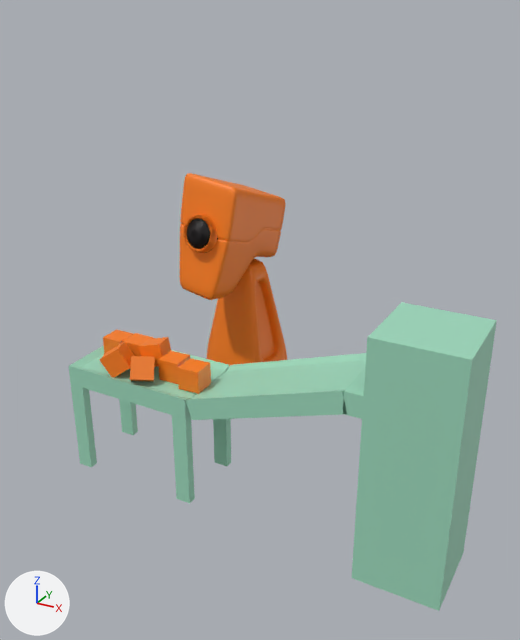
The glTF model dist/models/ChadRobot.glb, before and after one commit.
The view is the same before and after, from a 50 mm camera at (6.44, -10.5, 3.56) aimed at (2.08, -2.57, -0.41). The axes (+X, +Y, +Z) are drawn at lower left. The lights are the same throughout. Vertices at the same position are counted once.

The older version as bpy lines, for what is in view:
```python
mat_green = principled_material('Green')
mat_green.base_color = (0.343, 0.703, 0.512)  # green #9edabd
me_1 = bpy.data.meshes.new('1')
me_1.from_pydata(...)  # 6339 vertices, 14852 faces; spans x -0.09..5.24, y -4.1..-0.79, z -2.8..1.37
# faces by material slot: [804, 7809, 6239]
me_1.materials.append(mat_green)  # green #9edabd
me_1.materials.append(mat_black)  # black #080004
me_1.materials.append(mat_red)  # orange #fd7f16
ob_profiler3 = bpy.data.objects.new('Profiler3', me_1)
ob_profiler3.location = (0.0, 0.0, 0.0)
```
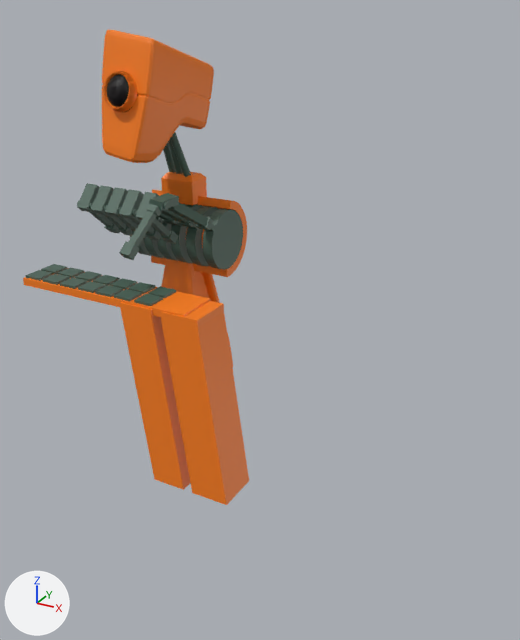
The change, as a list of edits to the scene's bpy script:
```text
Change mat_green:
    mat_green.base_color: (0.343, 0.703, 0.512) -> (0.0616, 0.119, 0.0888)  # green #9edabe -> dark green #466154
Change me_1:
    used by ob_profiler3; location = (0.0, 0.0, 0.0)
    remove me_1.from_pydata(...)  # 6339 vertices, 14852 faces; spans x -0.09..5.24, y -4.1..-0.79, z -2.8..1.37
    add me_1.from_pydata(...)  # 8039 vertices, 18208 faces; spans x -1.29..2.11, y -3.58..-0.54, z -2.82..3.24
    me_1 part 1: a new loose piece, a box spanning x 0.704..0.973, y -3.22..-2.952, z -0.127..-0.04, in mat_green (dark green #466154)
    me_1 part 2: a new loose piece, a box spanning x 0.704..0.973, y -3.529..-3.261, z -0.127..-0.04, in mat_green (dark green #466154)
    me_1 part 3: a new loose piece, a box spanning x 0.356..0.625, y -3.22..-2.952, z -0.127..-0.04, in mat_green (dark green #466154)
    me_1 part 4: a new loose piece, a box spanning x 0.356..0.625, y -3.529..-3.261, z -0.127..-0.04, in mat_green (dark green #466154)
    me_1 part 5: a new loose piece, a box spanning x 0.039..0.307, y -3.22..-2.952, z -0.127..-0.04, in mat_green (dark green #466154)
    me_1 part 6: a new loose piece, a box spanning x 0.039..0.307, y -3.529..-3.261, z -0.127..-0.04, in mat_green (dark green #466154)
    me_1 part 7: a new loose piece, a box spanning x -0.276..-0.007, y -3.22..-2.952, z -0.127..-0.04, in mat_green (dark green #466154)
    me_1 part 8: a new loose piece, a box spanning x -0.276..-0.007, y -3.529..-3.261, z -0.127..-0.04, in mat_green (dark green #466154)
    me_1 part 9: a new loose piece, a box spanning x -0.603..-0.335, y -3.22..-2.952, z -0.127..-0.04, in mat_green (dark green #466154)
    me_1 part 10: a new loose piece, a box spanning x -0.603..-0.335, y -3.529..-3.261, z -0.127..-0.04, in mat_green (dark green #466154)
    me_1 part 11: a new loose piece, a box spanning x -0.932..-0.663, y -3.22..-2.952, z -0.127..-0.04, in mat_green (dark green #466154)
    me_1 part 12: a new loose piece, a box spanning x -0.932..-0.663, y -3.529..-3.261, z -0.127..-0.04, in mat_green (dark green #466154)
    me_1 part 13: a new loose piece, a box spanning x -1.262..-0.994, y -3.22..-2.952, z -0.127..-0.04, in mat_green (dark green #466154)
    me_1 part 14: a new loose piece, a box spanning x -1.262..-0.994, y -3.529..-3.261, z -0.127..-0.04, in mat_green (dark green #466154)
    me_1 part 15: the loose piece of 1602 vertices spanning x 0.58..1.62, y -2.46..-0.79, z -0.39..1.37 is moved by (-1.19, -0.06, 1.86)
    me_1 part 16: the loose piece of 602 vertices spanning x 0.53..1.76, y -1.83..-0.8, z -2.14..-0.07 is scaled about its middle by (1, 1.23, 1.14), then moved by (-1.19, 0.14, -0.17)
    me_1 part 17: 16 loose pieces with 4135 vertices, spanning x -0.09..5.24, y -4.1..-1.86, z -2.8..0.86, are deleted
    me_1 part 18: 4801 vertices added at x -1.29..2.11, y -3.58..-0.75, z -2.82..2.73
```

Pixel boxes [x1, y1, x2, y2] of what changed, in the pictures (520 x 640 px; the box of a moved part takes in the faces that stretch with it):
'Profiler3', recoloured, reshaped (47% narrower, 8% taller): before [69, 173, 497, 611]; after [23, 30, 249, 505]
part 1 of me_1, added: after [148, 286, 176, 298]
part 2 of me_1, added: after [134, 294, 163, 306]
part 3 of me_1, added: after [128, 282, 155, 294]
part 4 of me_1, added: after [114, 289, 142, 301]
part 5 of me_1, added: after [110, 278, 137, 290]
part 6 of me_1, added: after [95, 285, 123, 297]
part 7 of me_1, added: after [93, 275, 120, 286]
part 8 of me_1, added: after [78, 281, 106, 293]
part 9 of me_1, added: after [75, 271, 102, 282]
part 10 of me_1, added: after [60, 278, 88, 289]
part 11 of me_1, added: after [58, 267, 84, 278]
part 12 of me_1, added: after [42, 274, 70, 285]
part 13 of me_1, added: after [41, 264, 68, 274]
part 14 of me_1, added: after [25, 270, 53, 281]
part 15 of me_1, moved or reshaped: before [180, 173, 285, 300]; after [102, 30, 214, 163]
part 16 of me_1, moved or reshaped: before [206, 259, 287, 366]; after [161, 259, 233, 368]
part 17 of me_1, deleted (green): before [69, 214, 497, 611]
part 18 of me_1, added: after [23, 71, 249, 505]
